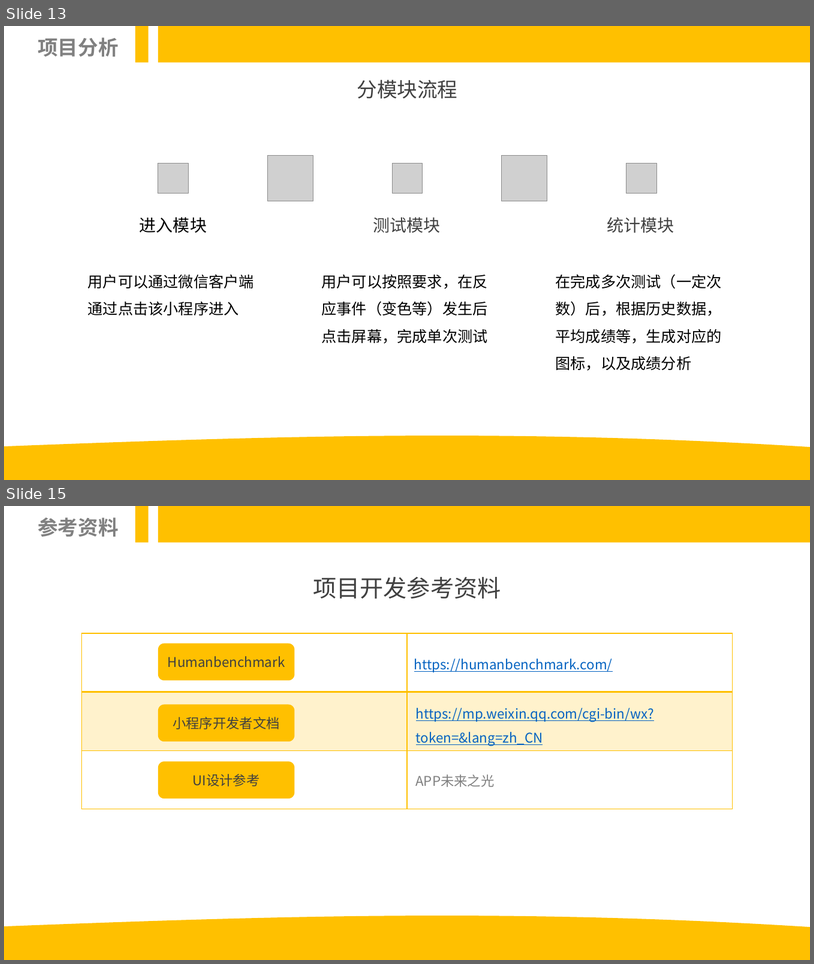
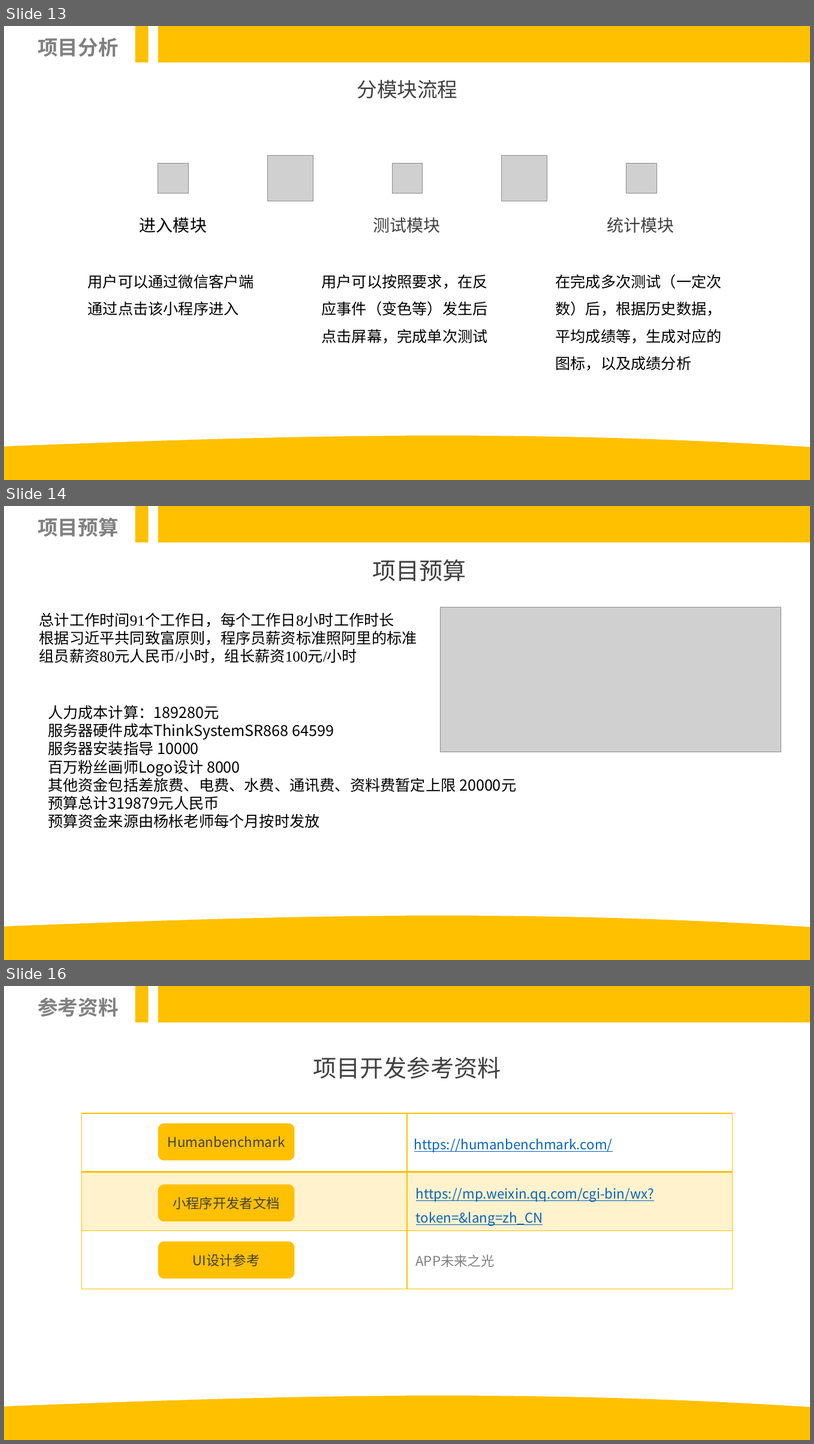
Before and after one commit to youhuyellowman/SE-2022-G06, a slide deck: 软件工程项目介绍.pptx. Shown one above the other, each under a label of ours: slides 13 and 15 before the commit, slides 13, 14 and 16 after it; the slides between them are not shown. The pictures are 814x964 and 814x1444 pixels, drawn with LibreOffice and Linux fonts; fonts in the diff are those of the drawing; grey boxes stand for pictures. Boxes give left, top, right and bottom in pixels: in the first picture for what was removed or moved away, otherwise in the second. Text is boxed around its words. In the diff, an @@ line names an element or a change of style, - is before the commit and + after.

```diff
--- a/软件工程项目介绍.pptx
+++ b/软件工程项目介绍.pptx
@@ slide 14 added at box(4, 506, 810, 960), background #FFFFFF @@
@@ text added at box(38, 517, 118, 537), 24 pt, text #808080, bold @@
+项目预算
@@ rectangle added at box(135, 506, 149, 542), fill #FFC000 @@
@@ rectangle added at box(158, 506, 810, 542), fill #FFC000 @@
@@ text added at box(372, 559, 467, 581), 28 pt, text #404040 @@
+项目预算
@@ text added at box(39, 613, 417, 663), 18 pt, text #000000 @@
+总计工作时间91个工作日，每个工作日8小时工作时长
+根据习近平共同致富原则，程序员薪资标准照阿里的标准
+组员薪资80元人民币/小时，组长薪资100元/小时
@@ picture added at box(441, 607, 782, 751) @@
@@ text added at box(48, 705, 516, 828), 18 pt, text #000000 @@
+人力成本计算：189280元
+服务器硬件成本ThinkSystemSR868 64599
+服务器安装指导 10000
+百万粉丝画师Logo设计 8000
+其他资金包括差旅费、电费、水费、通讯费、资料费暂定上限 20000元
+预算总计319879元人民币
+预算资金来源由杨枨老师每个月按时发放
@@ freeform shape added at box(4, 916, 810, 960), fill #FFC000, outline #FFC000 1 pt @@
@@ what was slide 15 is now slide 16 @@
```
Also in this commit, not shown: 1 slide changed, 1 other slide added, 2 other files.
